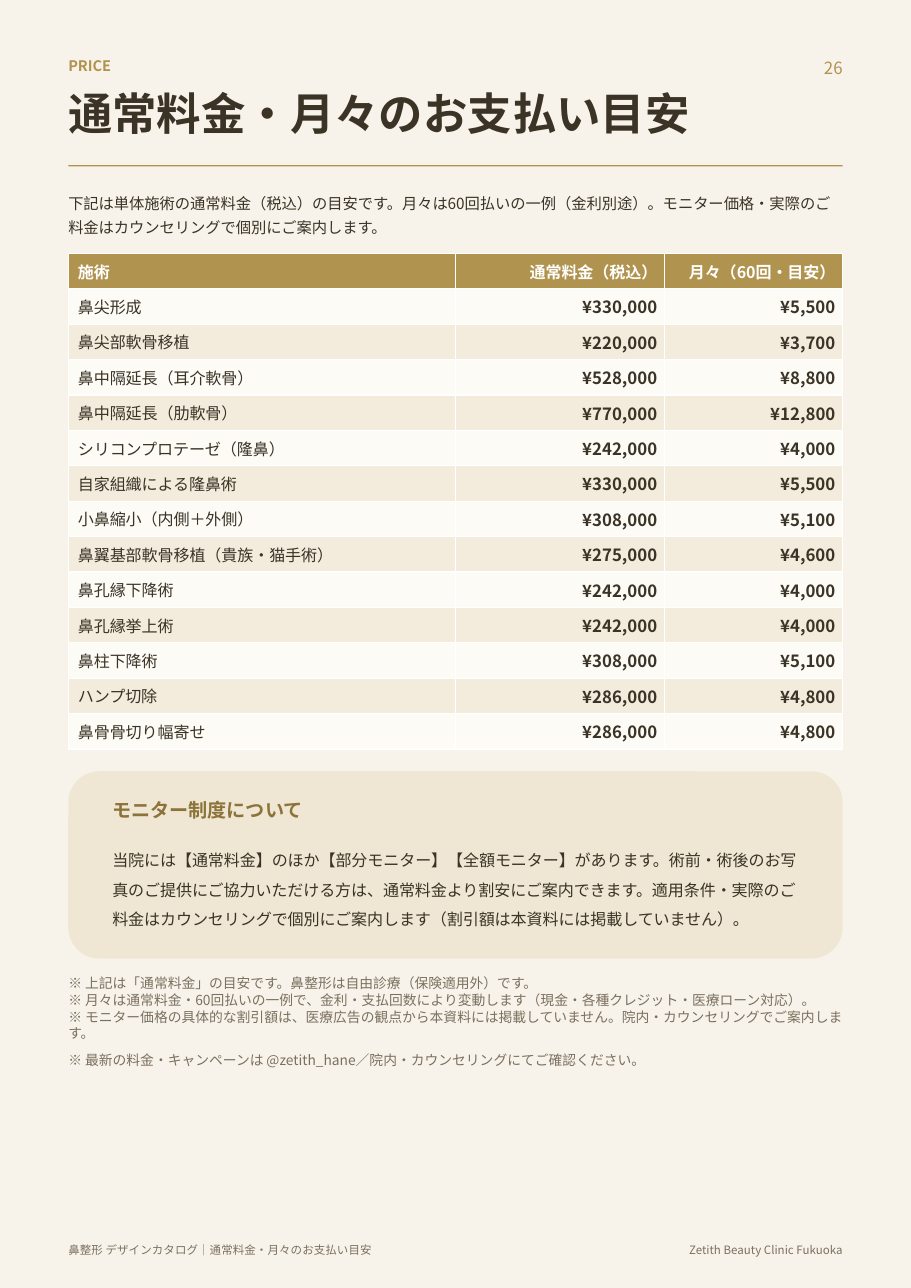
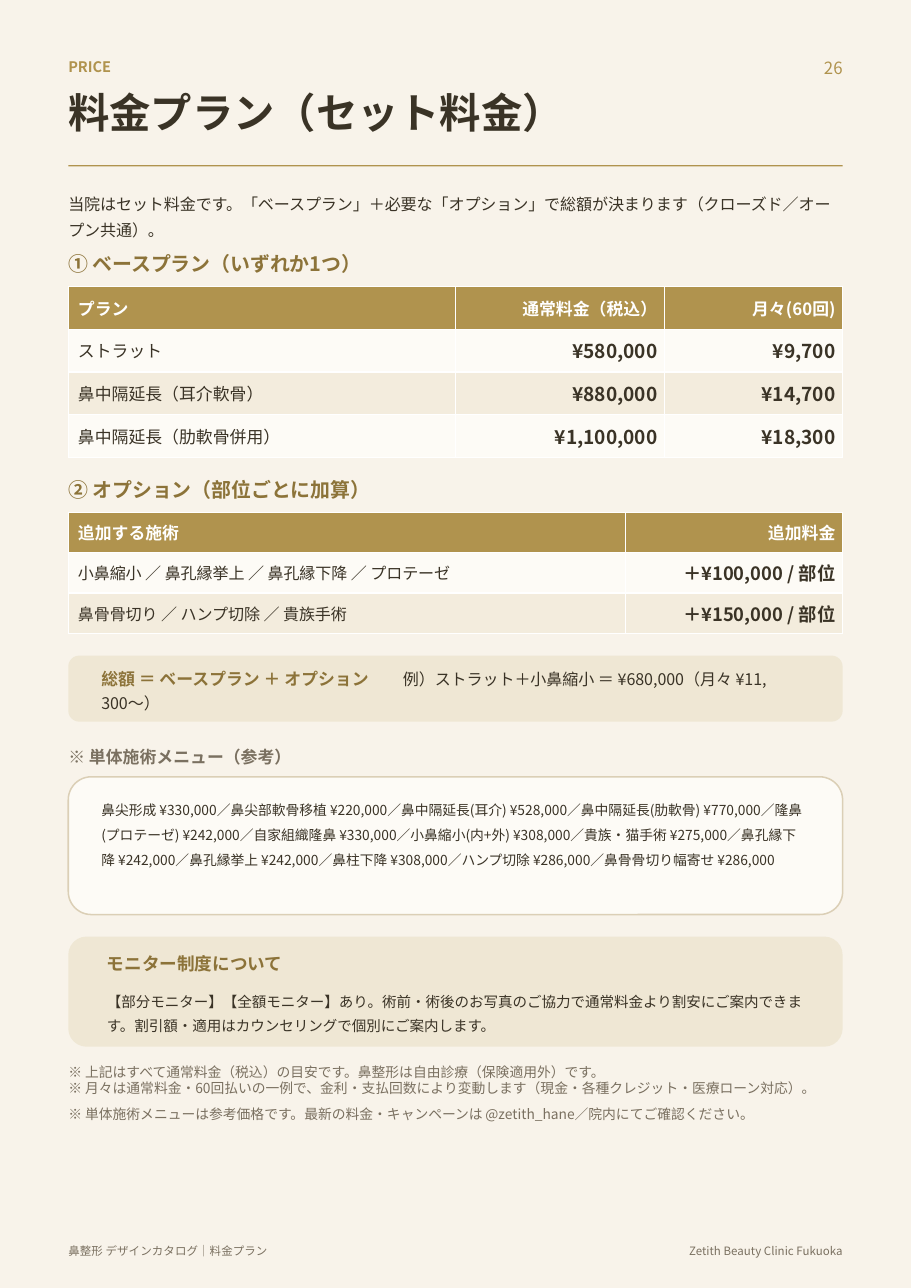
Before and after one commit to hidekkobonba/nosejob, a slide deck: slide 27 of 鼻整形_デザインカタログ.pptx. Drawn at 911x1288 pixels with LibreOffice and Linux fonts; fonts in the diff are those of the drawing. Boxes give left, top, right and bottom in pixels: in the first picture for what was removed or moved away, otherwise in the second. Text is boxed around its words. In the diff, an @@ line names an element or a change of style, - is before the commit and + after.

```diff
--- a/鼻整形_デザインカタログ.pptx
+++ b/鼻整形_デザインカタログ.pptx
@@ text at [68, 92, 564, 132]: text changed; size 29 to 27 pt @@
-通常料金・月々のお支払い目安
+料金プラン（セット料金）
@@ text at [68, 196, 830, 238]: text changed; size 10 to 10.5 pt @@
-下記は単体施術の通常料金（税込）の目安です。月々は60回払いの一例（金利別途）。モニター価格・実際のご料金はカウンセリングで個別にご案内します。
+当院はセット料金です。「ベースプラン」＋必要な「オプション」で総額が決まります（クローズド／オープン共通）。
@@ table removed at [68, 253, 844, 749], 14 rows, 3 columns @@
-施術 | 通常料金（税込） | 月々（60回・目安）
-鼻尖形成 | ¥330,000 | ¥5,500
-鼻尖部軟骨移植 | ¥220,000 | ¥3,700
-鼻中隔延長（耳介軟骨） | ¥528,000 | ¥8,800
-鼻中隔延長（肋軟骨） | ¥770,000 | ¥12,800
-シリコンプロテーゼ（隆鼻） | ¥242,000 | ¥4,000
-自家組織による隆鼻術 | ¥330,000 | ¥5,500
-小鼻縮小（内側＋外側） | ¥308,000 | ¥5,100
-鼻翼基部軟骨移植（貴族・猫手術） | ¥275,000 | ¥4,600
-鼻孔縁下降術 | ¥242,000 | ¥4,000
-鼻孔縁挙上術 | ¥242,000 | ¥4,000
-鼻柱下降術 | ¥308,000 | ¥5,100
-ハンプ切除 | ¥286,000 | ¥4,800
-鼻骨骨切り幅寄せ | ¥286,000 | ¥4,800
@@ text added at [68, 254, 362, 273], 13 pt, text #8C7339, bold @@
+① ベースプラン（いずれか1つ）
@@ table added at [68, 286, 844, 457], 4 rows, 3 columns @@
+プラン | 通常料金（税込） | 月々(60回)
+ストラット | ¥580,000 | ¥9,700
+鼻中隔延長（耳介軟骨） | ¥880,000 | ¥14,700
+鼻中隔延長（肋軟骨併用） | ¥1,100,000 | ¥18,300
@@ text added at [68, 480, 371, 499], 13 pt, text #8C7339, bold @@
+② オプション（部位ごとに加算）
@@ table added at [68, 512, 843, 633], 3 rows, 2 columns @@
+追加する施術 | 追加料金
+小鼻縮小 ／ 鼻孔縁挙上 ／ 鼻孔縁下降 ／ プロテーゼ | ＋¥100,000 / 部位
+鼻骨骨切り ／ ハンプ切除 ／ 貴族手術 | ＋¥150,000 / 部位
@@ rounded rectangle added at [68, 655, 843, 722], fill #EFE7D4 @@
@@ text added at [101, 670, 767, 688], 10.5 pt, text #3A3326 @@
+総額 ＝ ベースプラン ＋ オプション 例）ストラット＋小鼻縮小 ＝ ¥680,000（月々 ¥11,300〜）
@@ text added at [89, 748, 291, 765], 11 pt, text #7A7060, bold @@
+※ 単体施術メニュー（参考）
@@ rounded rectangle added at [68, 777, 843, 914], fill #FDFBF6, outline #DBCFB6 1 pt @@
@@ text added at [101, 803, 802, 868], 9 pt, text #3A3326 @@
+鼻尖形成 ¥330,000／鼻尖部軟骨移植 ¥220,000／鼻中隔延長(耳介) ¥528,000／鼻中隔延長(肋軟骨) ¥770,000／隆鼻(プロテーゼ) ¥242,000／自家組織隆鼻 ¥330,000／小鼻縮小(内+外) ¥308,000／貴族・猫手術 ¥275,000／鼻孔縁下降 ¥242,000／鼻孔縁挙上 ¥242,000／鼻柱下降 ¥308,000／ハンプ切除 ¥286,000／鼻骨骨切り幅寄せ ¥286,000
@@ rounded rectangle: place and size @@
-rounded rectangle at [68, 771, 843, 958]
+rounded rectangle at [68, 936, 843, 1046]
@@ text "モニター制度について": place and size @@
-text "モニター制度について" at [112, 801, 302, 819]
+text "モニター制度について" at [107, 955, 283, 972]
@@ text "モニター制度について" at [107, 955, 283, 972]: size 12.5 to 11.5 pt; line spacing 1.12 to 1.15; less space between paragraphs @@
@@ text at [107, 994, 802, 1032]: text changed; size 10.5 to 9.5 pt @@
-当院には【通常料金】のほか【部分モニター】【全額モニター】があります。術前・術後のお写真のご提供にご協力いただける方は、通常料金より割安にご案内できます。適用条件・実際のご料金はカウンセリングで個別にご案内します（割引額は本資料には掲載していません）。
+【部分モニター】【全額モニター】あり。術前・術後のお写真のご協力で通常料金より割安にご案内できます。割引額・適用はカウンセリングで個別にご案内します。
@@ text at [85, 1065, 815, 1122]: text changed @@
-※ 上記は「通常料金」の目安です。鼻整形は自由診療（保険適用外）です。
-※ 月々は通常料金・60回払いの一例で、金利・支払回数により変動します（現金・各種クレジット・医療ローン対応）。
-※ モニター価格の具体的な割引額は、医療広告の観点から本資料には掲載していません。院内・カウンセリングでご案内します。
-※ 最新の料金・キャンペーンは @zetith_hane／院内・カウンセリングにてご確認ください。
+※ 上記はすべて通常料金（税込）の目安です。鼻整形は自由診療（保険適用外）です。
+※ 月々は通常料金・60回払いの一例で、金利・支払回数により変動します（現金・各種クレジット・医療ローン対応）。
+※ 単体施術メニューは参考価格です。最新の料金・キャンペーンは @zetith_hane／院内にてご確認ください。
@@ text at [68, 1245, 268, 1256]: text changed @@
-鼻整形 デザインカタログ｜通常料金・月々のお支払い目安
+鼻整形 デザインカタログ｜料金プラン
```
